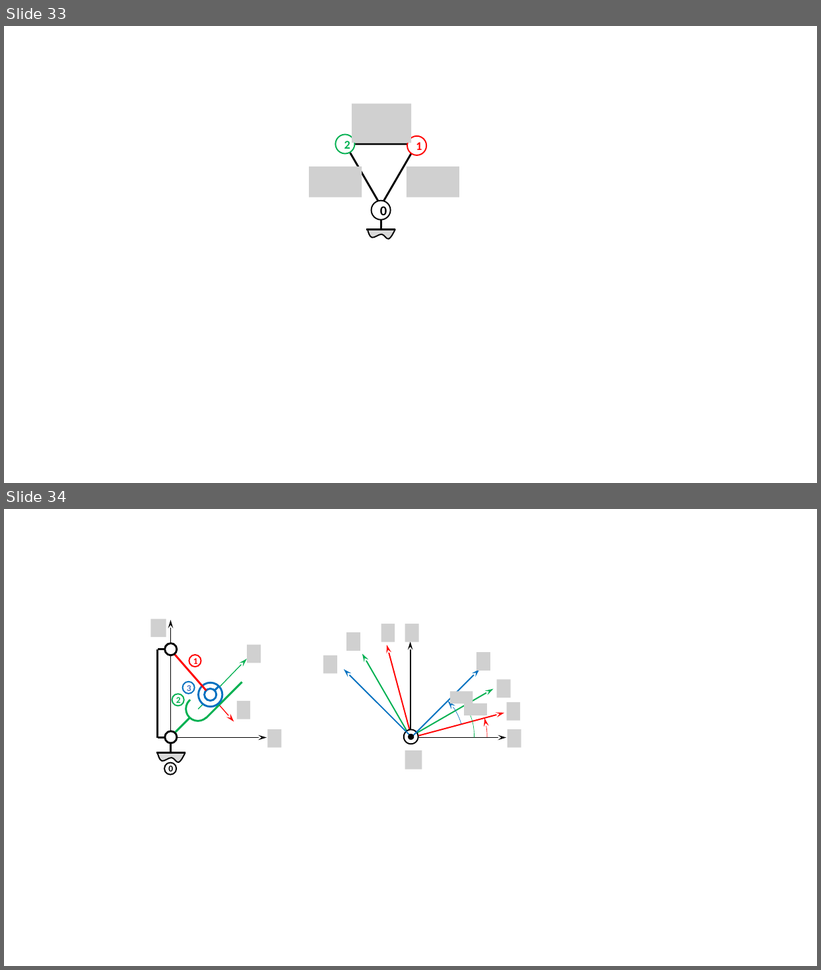
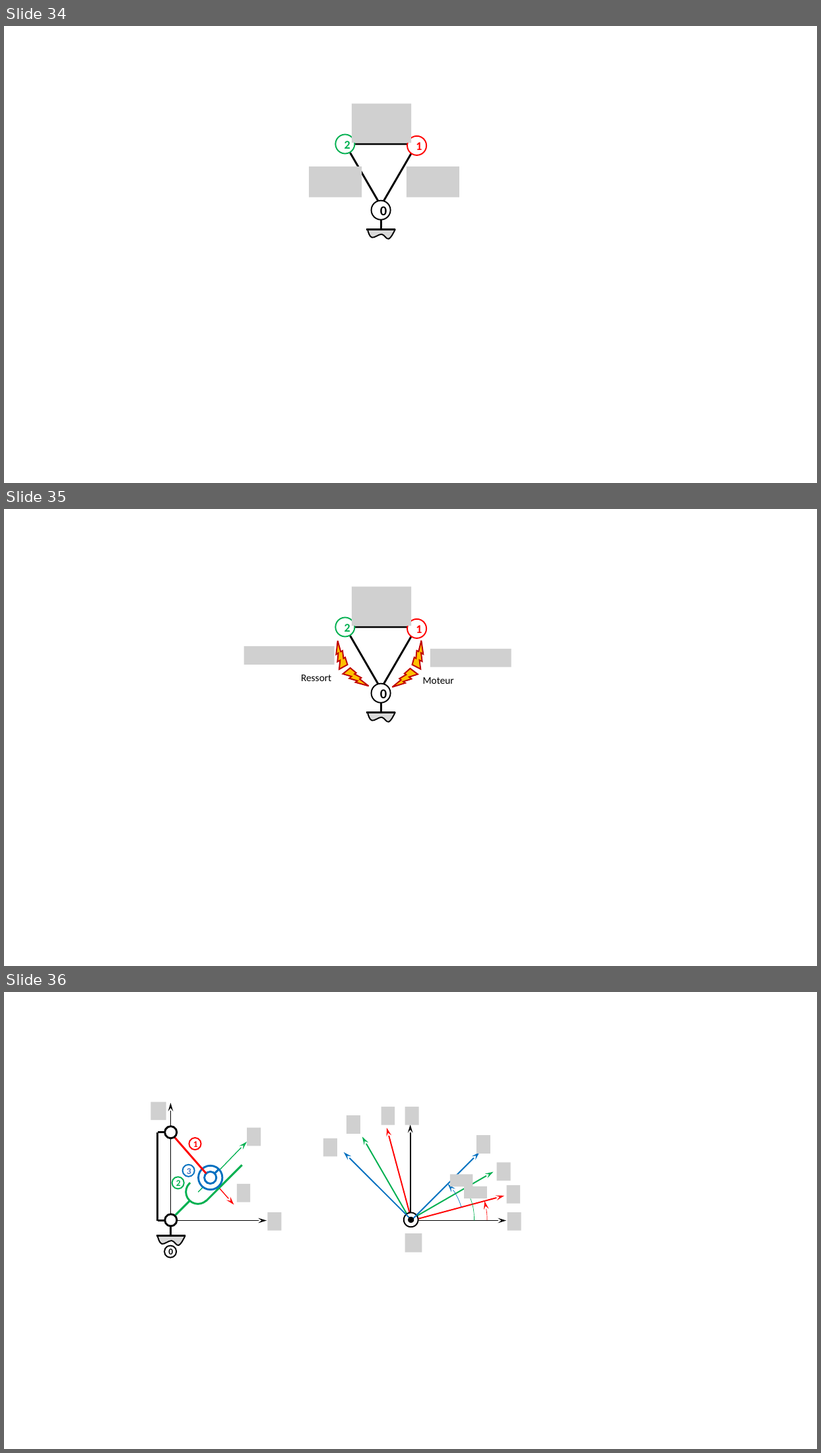
Before and after one commit to xpessoles/ExercicesCompetences, a slide deck: MecanismesDeBase/Figures.pptx. Shown one above the other, each under a label of ours: slides 33 and 34 before the commit, slides 34, 35 and 36 after it. The pictures are 821x970 and 821x1453 pixels, drawn with LibreOffice and Linux fonts; fonts in the diff are those of the drawing; grey boxes stand for pictures; background and template pictures are left out. Boxes give left, top, right and bottom in pixels: in the first picture for what was removed or moved away, otherwise in the second. Text is boxed around its words. In the diff, an @@ line names an element or a change of style, - is before the commit and + after.

```diff
--- a/MecanismesDeBase/Figures.pptx
+++ b/MecanismesDeBase/Figures.pptx
@@ slide 35 added at (4,509,817,966), background #FFFFFF @@
@@ picture added at (352,586,411,626) @@
@@ ellipse added at (336,618,354,636), fill #FFFFFF, outline #00B050 1.5 pt, 14 pt, text #00B050, bold @@
+2
@@ triangle added at (345,627,416,689), outline #000000 2.25 pt @@
@@ ellipse added at (407,619,426,638), fill #FFFFFF, outline #FF0000 1.5 pt, 14 pt, text #FF0000, bold @@
+1
@@ picture added at (244,646,335,665) @@
@@ lightning bolt added at (325,640,356,671), fill #FFC000, outline #C00000 1.5 pt @@
@@ lightning bolt added at (404,640,435,671), fill #FFC000, outline #C00000 1.5 pt @@
@@ lightning bolt added at (342,665,369,691), fill #FFC000, outline #C00000 1.5 pt @@
@@ lightning bolt added at (392,665,418,692), fill #FFC000, outline #C00000 1.5 pt @@
@@ picture added at (430,649,512,667) @@
@@ text added at (301,675,331,681), 12 pt, text #000000 @@
+Ressort
@@ ellipse added at (371,683,390,702), fill #FFFFFF, outline #000000 1.5 pt, 16 pt, text #000000, bold @@
+0
@@ text added at (423,677,454,684), 12 pt, text #000000 @@
+Moteur
@@ line added from (381, 703) to (381, 712), #000000 2.25 pt @@
@@ line added from (395, 713) to (366, 713), #000000 2.25 pt @@
@@ freeform shape added at (368,712,395,722), fill #D9D9D9, outline #000000 1.5 pt @@
@@ what was slide 33 is now slide 34 @@
@@ what was slide 34 is now slide 36 @@
```
Also in this commit, not shown: 1 other slide added.
